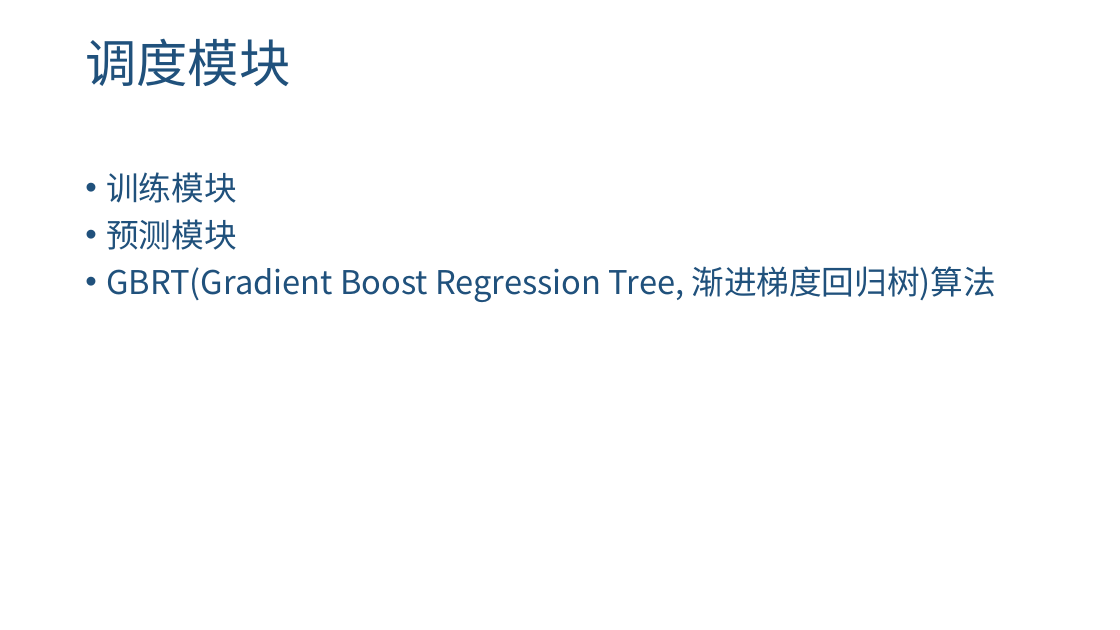
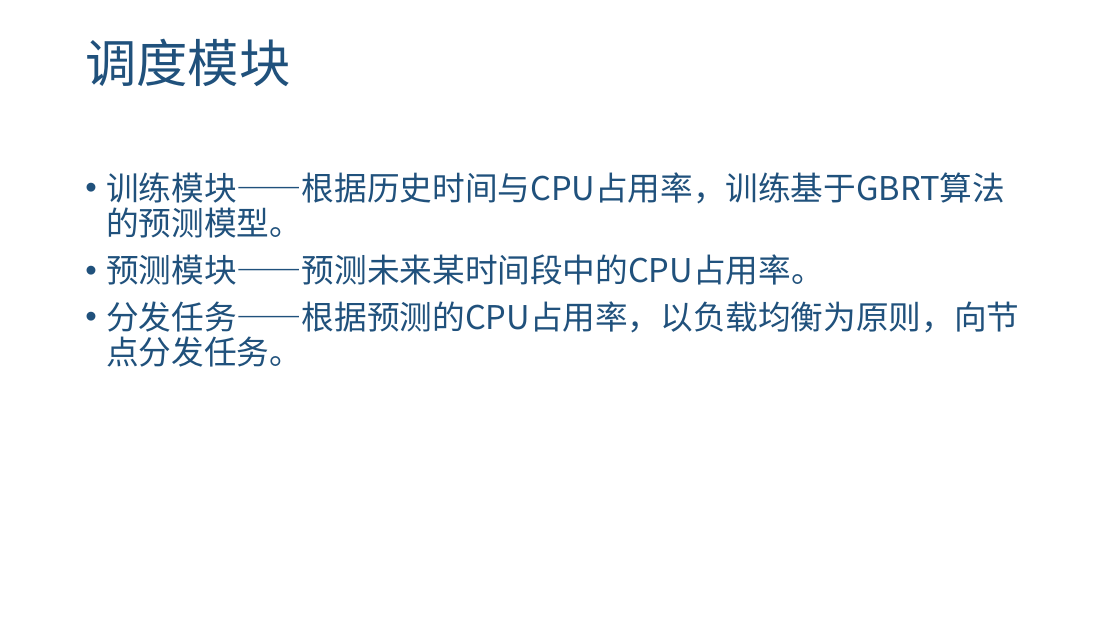
Before and after one commit to kangyifei/intel-minicloud, a slide deck: slide 16 of doc/演示PPT-v1.pptx. Drawn at 1120x630 pixels with LibreOffice and Linux fonts; fonts in the diff are those of the drawing; background and template pictures are left out. Boxes give left, top, right and bottom in pixels: in the first picture for what was removed or moved away, otherwise in the second. Text is boxed around its words. In the diff, an @@ line names an element or a change of style, - is before the commit and + after.

```diff
--- a/doc/演示PPT-v1.pptx
+++ b/doc/演示PPT-v1.pptx
@@ text at bbox=[106, 172, 1019, 367]: text changed @@
-• 训练模块
-• 预测模块
-• GBRT(Gradient Boost Regression Tree, 渐进梯度回归树)算法
+• 训练模块——根据历史时间与CPU占用率，训练基于GBRT算法的预测模型。
+• 预测模块——预测未来某时间段中的CPU占用率。
+• 分发任务——根据预测的CPU占用率，以负载均衡为原则，向节点分发任务。
```
Also in this commit, not shown: 3 other slides changed.
